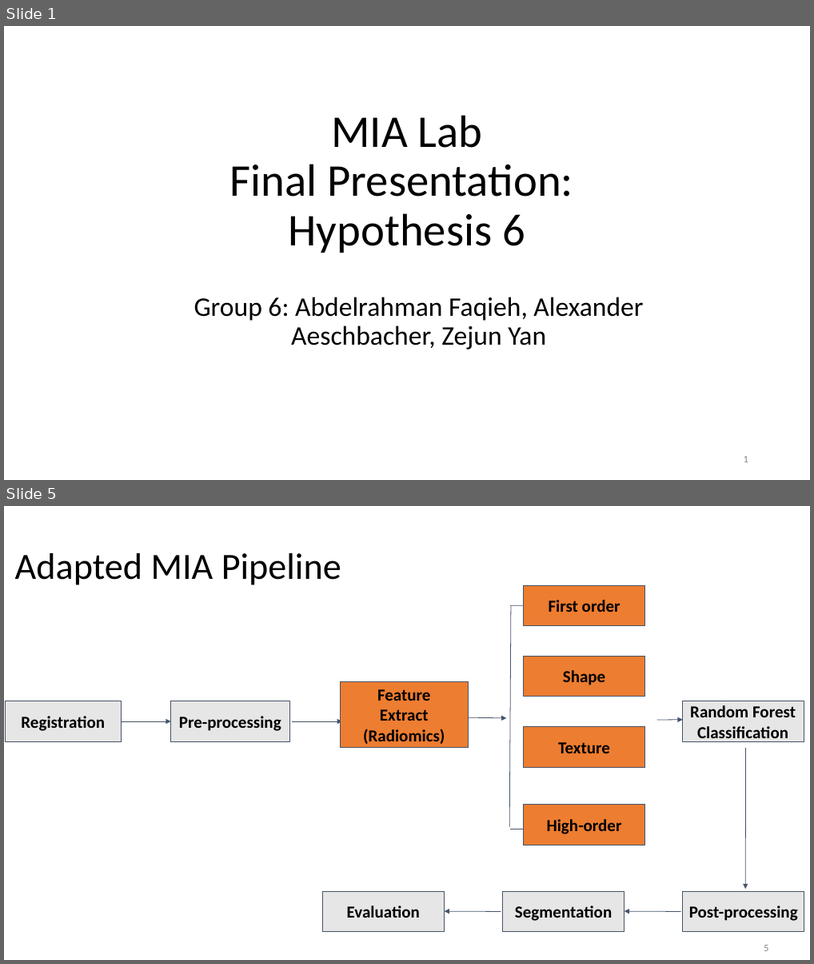
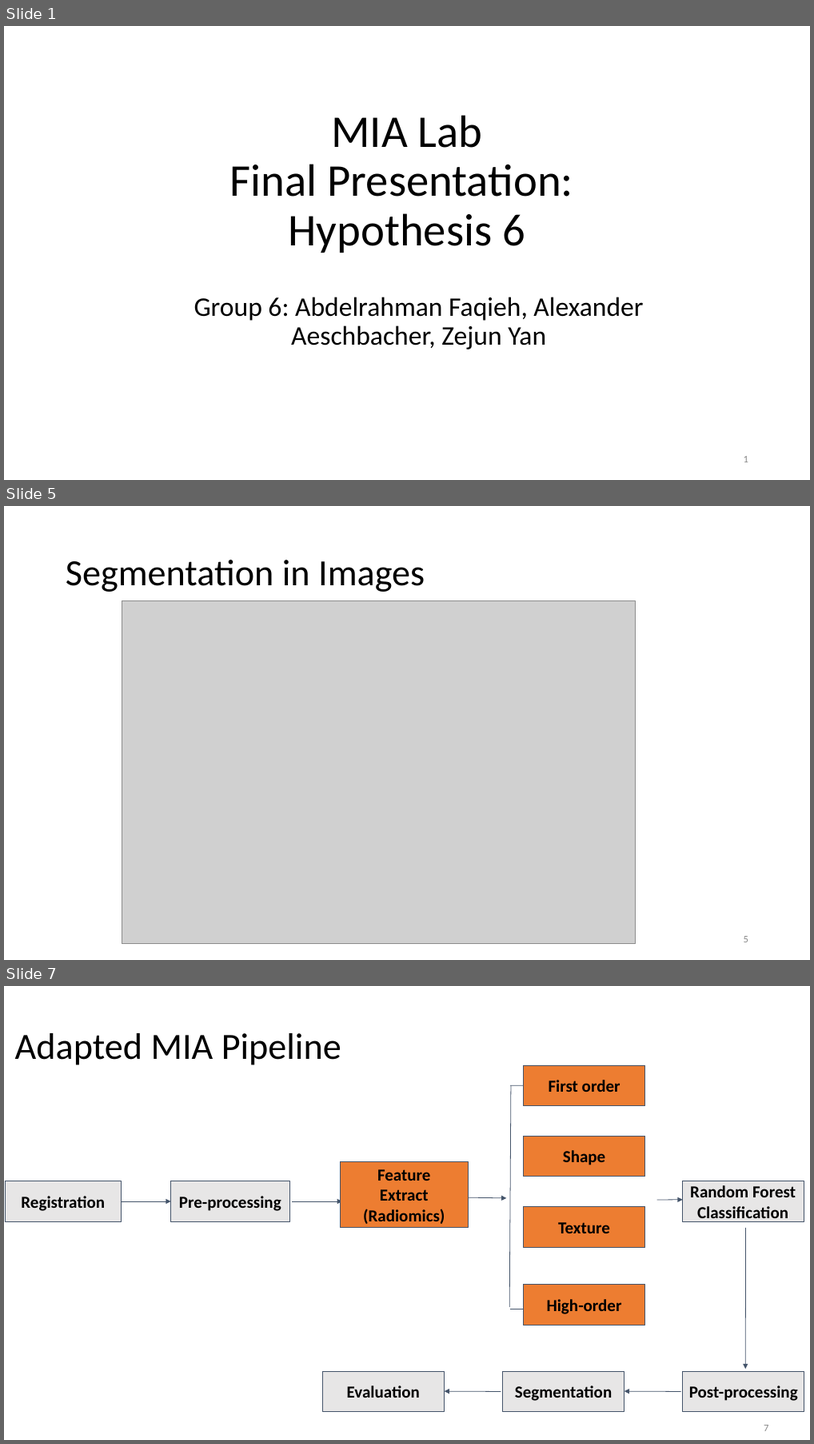
Before and after one commit to zejunyan/mialab, a slide deck: .github/workflows/Group 6 mialab-presentation.pptx. Shown one above the other, each under a label of ours: slides 1 and 5 before the commit, slides 1, 5 and 7 after it; the slides between them are not shown. The pictures are 814x964 and 814x1444 pixels, drawn with LibreOffice and Linux fonts; fonts in the diff are those of the drawing; grey boxes stand for pictures; background and template pictures are left out. Boxes give left, top, right and bottom in pixels: in the first picture for what was removed or moved away, otherwise in the second. Text is boxed around its words. In the diff, an @@ line names an element or a change of style, - is before the commit and + after.

```diff
--- a/.github/workflows/Group 6 mialab-presentation.pptx
+++ b/.github/workflows/Group 6 mialab-presentation.pptx
@@ slide 5 added at <box>4,506,810,960</box>, background #FFFFFF @@
@@ title added at <box>66,560,425,592</box>, 44 pt, text #000000 @@
+Segmentation in Images
@@ picture added at <box>122,601,636,944</box> @@
@@ page number added at <box>744,936,749,942</box>, 12 pt, text #888888 @@
+5
@@ what was slide 5 is now slide 7 @@
@@ page number at <box>764,1424,769,1431</box>: text changed @@
-5
+7
```
Also in this commit, not shown: 5 slides changed, 2 other slides added, 4 slides removed.
